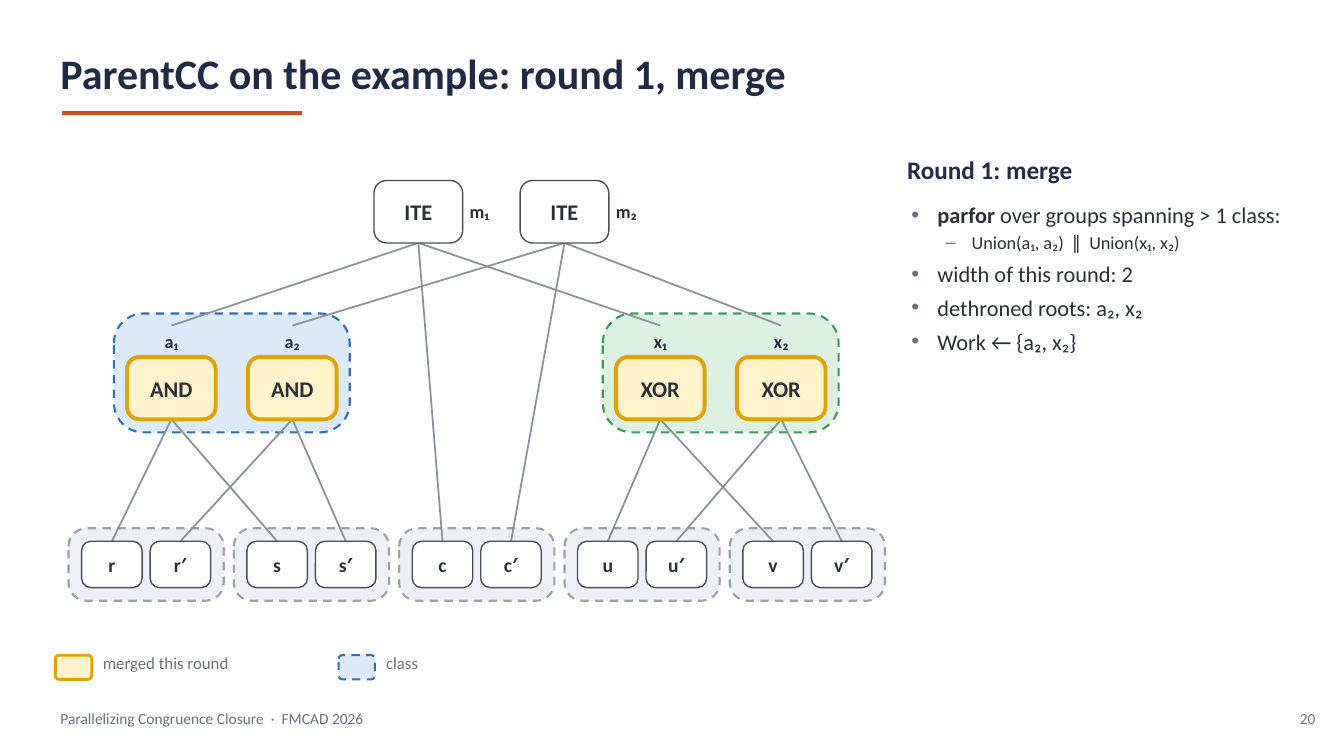
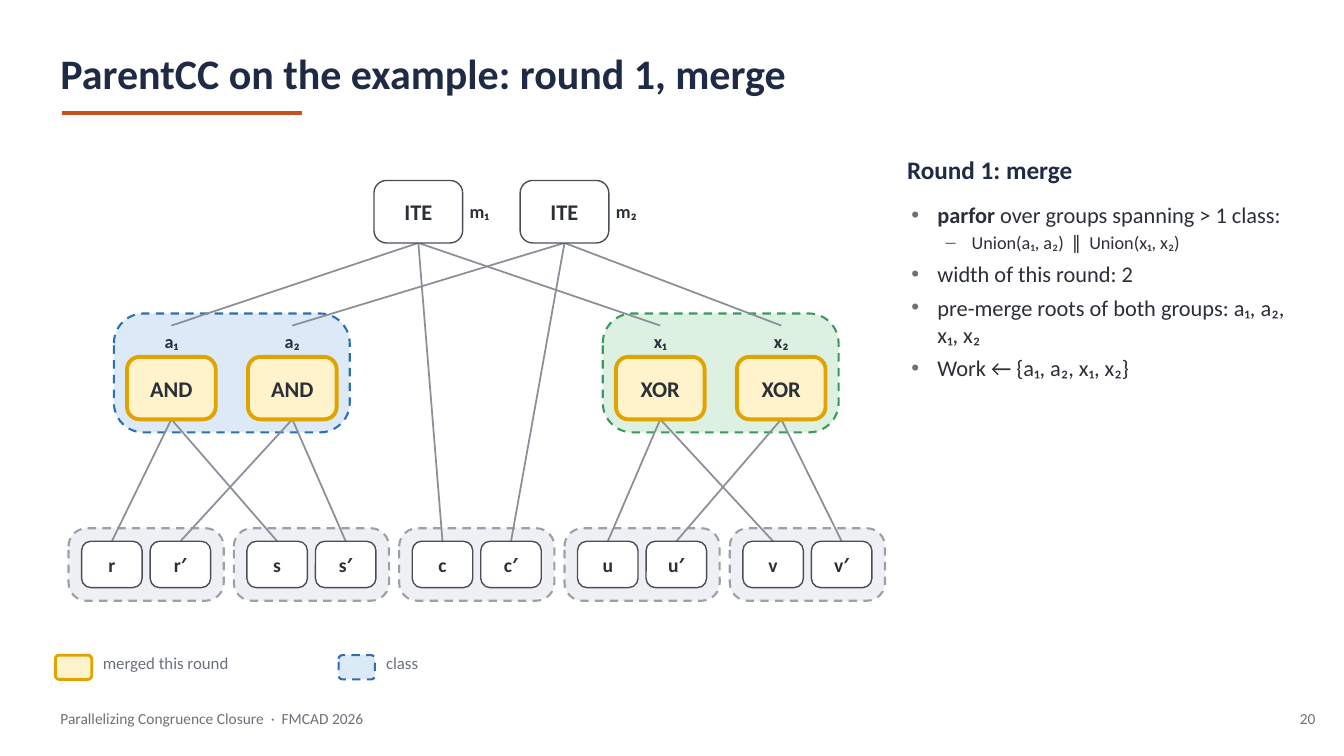
Before and after one commit to amarshah1/parallelcc-paper, a slide deck: slide 20 of slides/parallelcc-part1.pptx. Drawn at 1344x756 pixels with LibreOffice and Linux fonts; fonts in the diff are those of the drawing. Boxes give left, top, right and bottom in pixels: in the first picture for what was removed or moved away, otherwise in the second. Text is boxed around its words. In the diff, an @@ line names an element or a change of style, - is before the commit and + after.

```diff
--- a/slides/parallelcc-part1.pptx
+++ b/slides/parallelcc-part1.pptx
@@ text at [937,300,1285,379]: text changed @@
-• dethroned roots: a₂, x₂
-• Work ← {a₂, x₂}
+• pre-merge roots of both groups: a₁, a₂, x₁, x₂
+• Work ← {a₁, a₂, x₁, x₂}
```
Also in this commit, not shown: 5 other slides changed, 2 other files.
